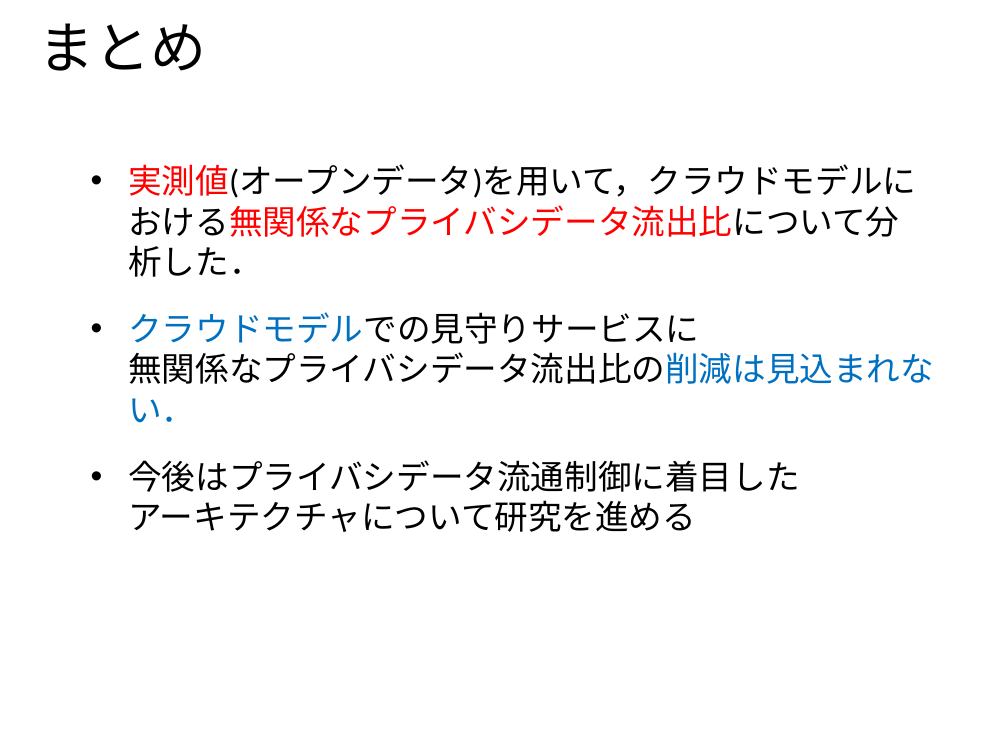
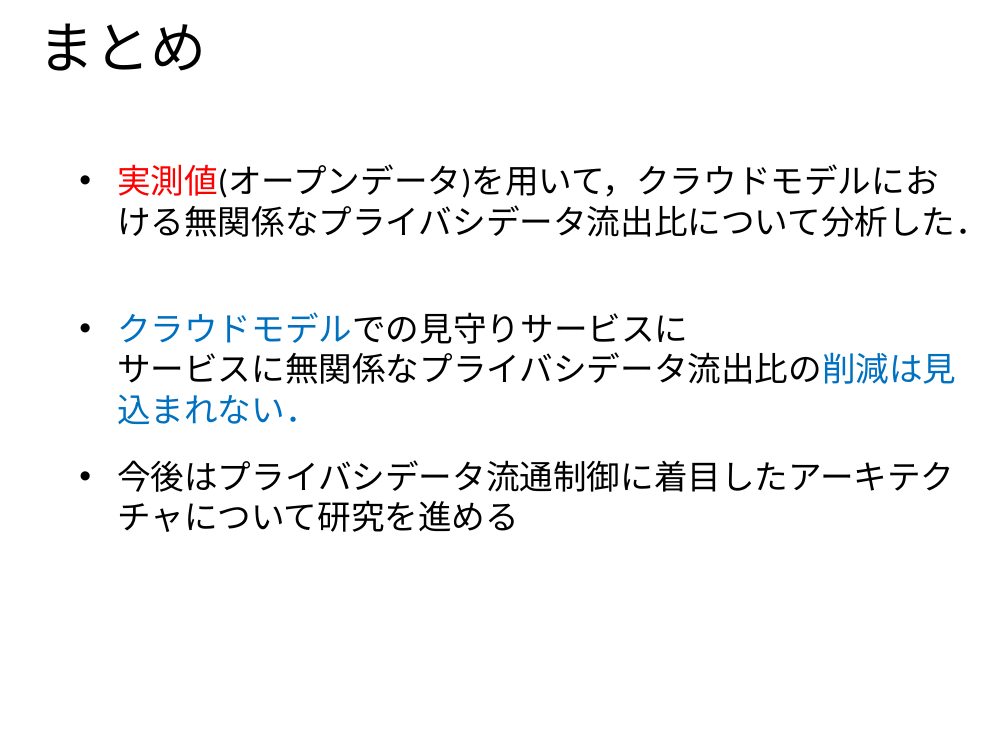
Before and after one commit to ao-megane/LplcOpenDataConverter, a slide deck: slide 26 of LplcOpenDataConverter/LplcOpenDataConverter/プレゼン/多地点カメラを用いた見守りサービスにおける第三者のプライバシデータ流出比の定量評価.pptx. Drawn at 1008x756 pixels with LibreOffice and Linux fonts; fonts in the diff are those of the drawing; background and template pictures are left out. Boxes give left, top, right and bottom in pixels: in the first picture for what was removed or moved away, otherwise in the second. Text is boxed around its words. In the diff, an @@ line names an element or a change of style, - is before the commit and + after.

```diff
--- a/LplcOpenDataConverter/LplcOpenDataConverter/プレゼン/多地点カメラを用いた見守りサービスにおける第三者のプライバシデータ流出比の定量評価.pptx
+++ b/LplcOpenDataConverter/LplcOpenDataConverter/プレゼン/多地点カメラを用いた見守りサービスにおける第三者のプライバシデータ流出比の定量評価.pptx
@@ text "実測値(オープンデータ)を用いて，クラウドモデルにおける無関係なプライバシデータ流出比について分析した．": place and size @@
-text "実測値(オープンデータ)を用いて，クラウドモデルにおける無関係なプライバシデータ流出比について分析した．" at box(128, 164, 916, 277)
+text "実測値(オープンデータ)を用いて，クラウドモデルにおける無関係なプライバシデータ流出比について分析した．" at box(117, 164, 989, 237)
@@ text "実測値(オープンデータ)を用いて，クラウドモデルにおける無関係なプライバシデータ流出比について分析した．" at box(117, 164, 989, 237): text colour #FF0000 to #000000 in "実測値(オープンデータ)を用いて，クラウドモデルにおける無関係なプライバシデータ流出比について分析した．" @@
@@ text at box(117, 312, 956, 424): text changed @@
-• クラウドモデルでの見守りサービスに
-  無関係なプライバシデータ流出比の削減は見込まれない．
+• クラウドモデルでの見守りサービスに
+  サービスに無関係なプライバシデータ流出比の削減は見込まれない．
@@ text at box(117, 460, 954, 532): spaces changed @@
-• 今後はプライバシデータ流通制御に着目した
-  アーキテクチャについて研究を進める
+• 今後はプライバシデータ流通制御に着目したアーキテクチャについて研究を進める
```
Also in this commit, not shown: 32 other slides changed, 1 slide added, 2 slides removed, 1 other file.
